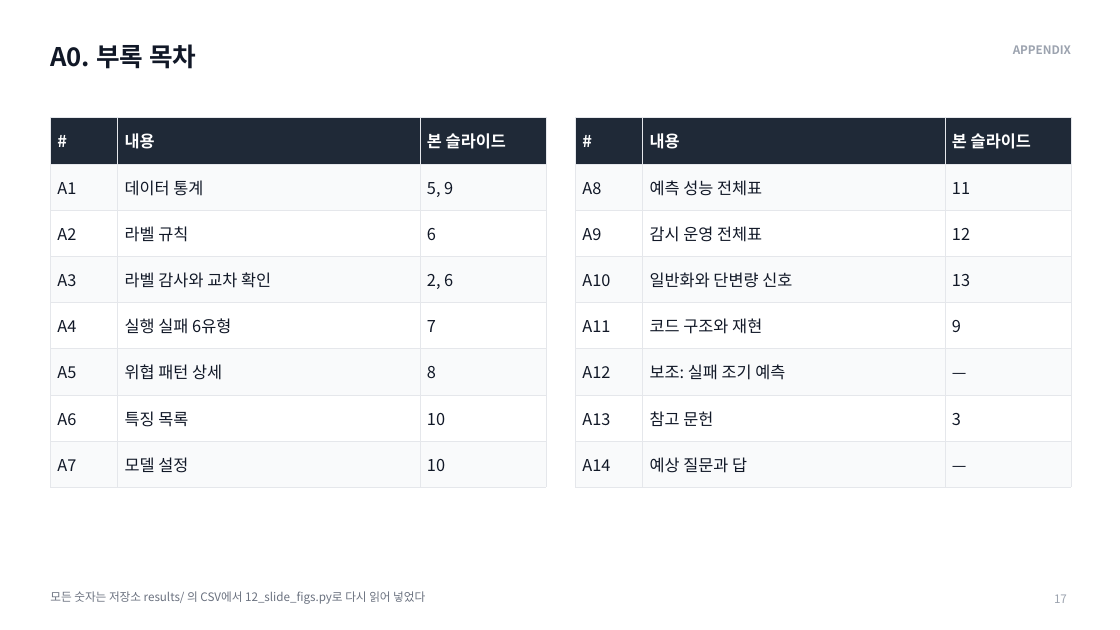
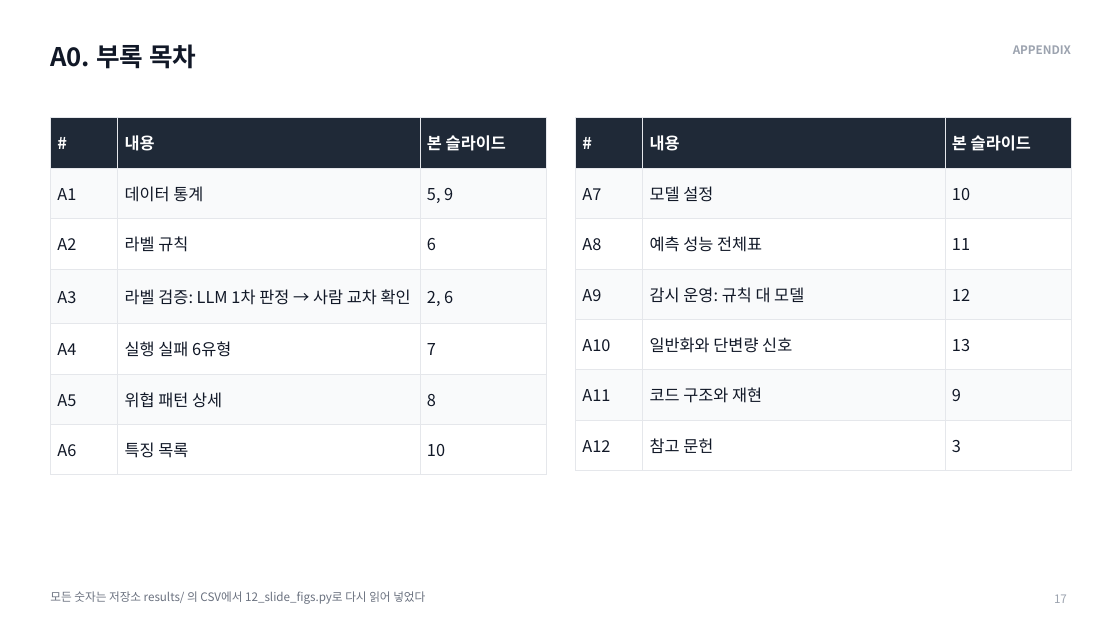
Before and after one commit to jeonbinggu/bigdata-agent-failure-prediction, a slide deck: slide 17 of slides/27팀_발표.pptx. Drawn at 1120x630 pixels with LibreOffice and Linux fonts; fonts in the diff are those of the drawing. Boxes give left, top, right and bottom in pixels: in the first picture for what was removed or moved away, otherwise in the second. Text is boxed around its words. In the diff, an @@ line names an element or a change of style, - is before the commit and + after.

```diff
--- a/slides/27팀_발표.pptx
+++ b/slides/27팀_발표.pptx
@@ table at bbox=[50, 118, 546, 462] @@
-row 4, column 2: 라벨 감사와 교차 확인
+row 4, column 2: 라벨 검증: LLM 1차 판정 → 사람 교차 확인
-row 8: A7 | 모델 설정 | 10
@@ table at bbox=[576, 118, 1071, 457] @@
+row 2: A7 | 모델 설정 | 10
-row 4, column 2: 감시 운영 전체표
+row 4, column 2: 감시 운영: 규칙 대 모델
-row 6: A12 | 보조: 실패 조기 예측 | —
-row 7: A13 | 참고 문헌 | 3
-row 8: A14 | 예상 질문과 답 | —
+row 7: A12 | 참고 문헌 | 3
```
Also in this commit, not shown: 8 other slides changed, 2 slides removed, 1 other file.
